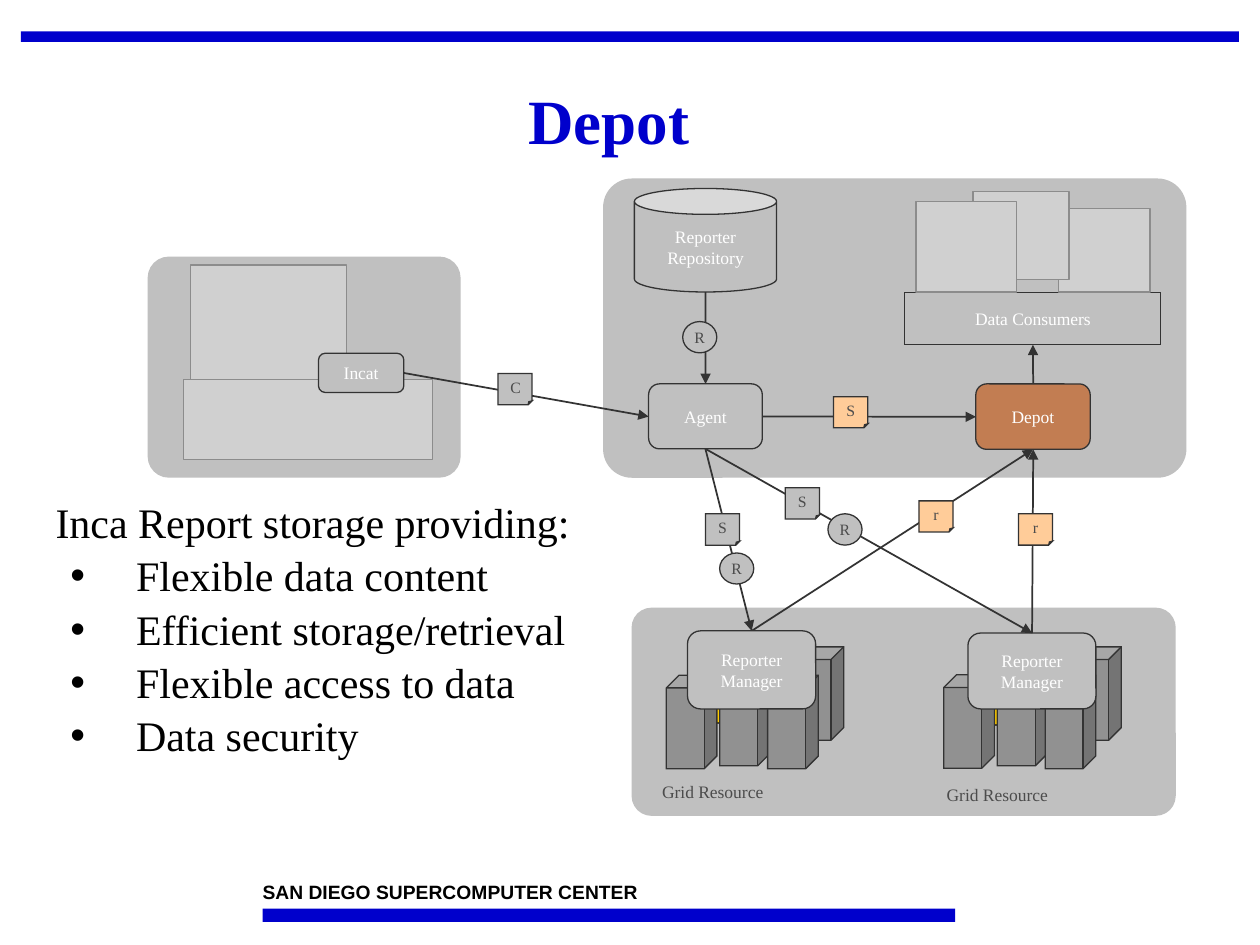
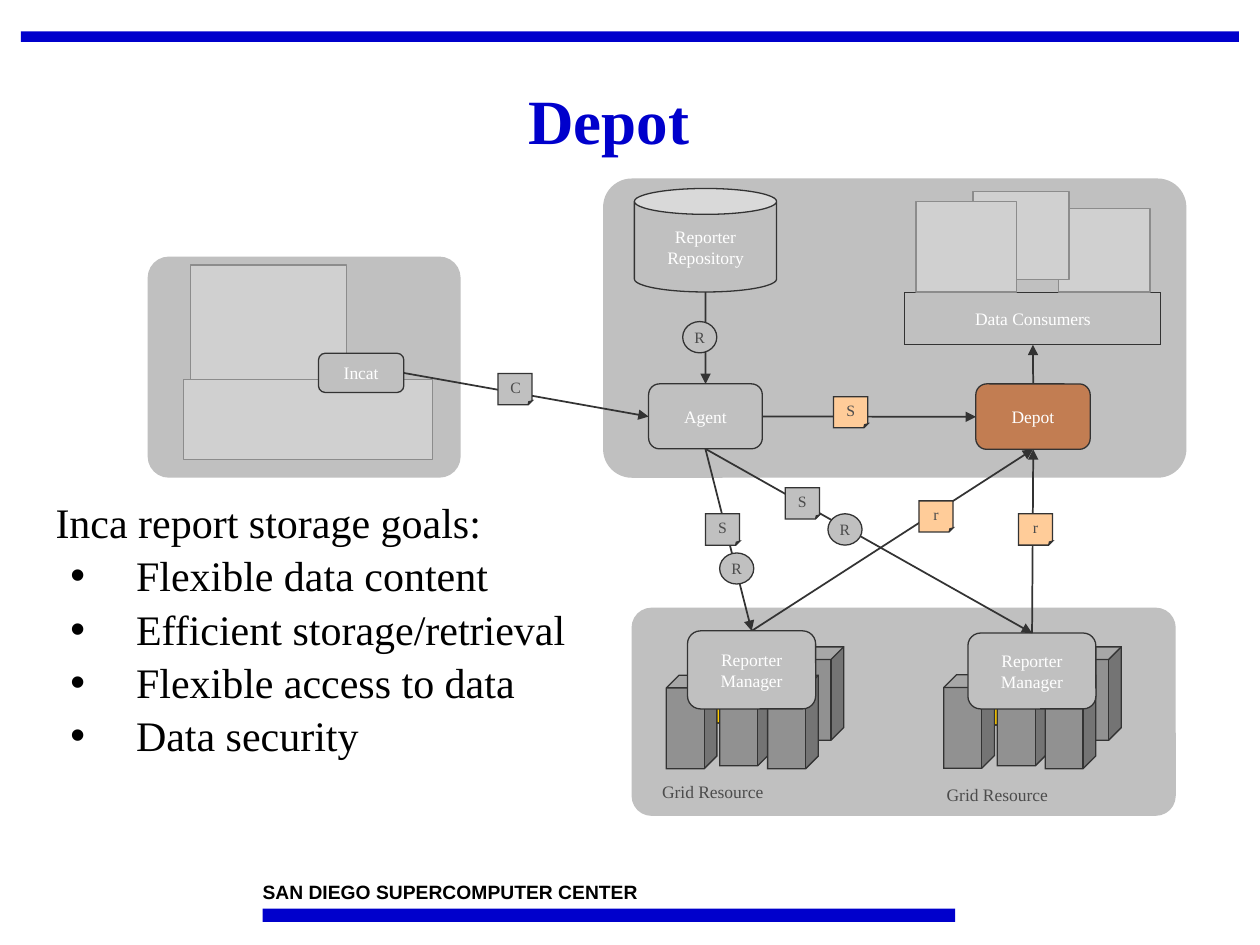
Before and after one commit to IncaProject/inca-xsede, a slide deck: slide 2 of talks/2008workshop/depot.ppt. Drawn at 1260x945 pixels with LibreOffice and Linux fonts; fonts in the diff are those of the drawing; grey boxes stand for pictures; background and template pictures are left out. Boxes give left, top, right and bottom in pixels: in the first picture for what was removed or moved away, otherwise in the second. Text is boxed around its words. In the diff, an @@ line names an element or a change of style, - is before the commit and + after.

```diff
--- a/talks/2008workshop/depot.ppt
+++ b/talks/2008workshop/depot.ppt
@@ text at [56, 509, 481, 547]: text changed @@
-Inca Report storage providing:
+Inca report storage goals:
```
Also in this commit, not shown: 6 other slides changed, 4 slides added, 1 slide removed.
